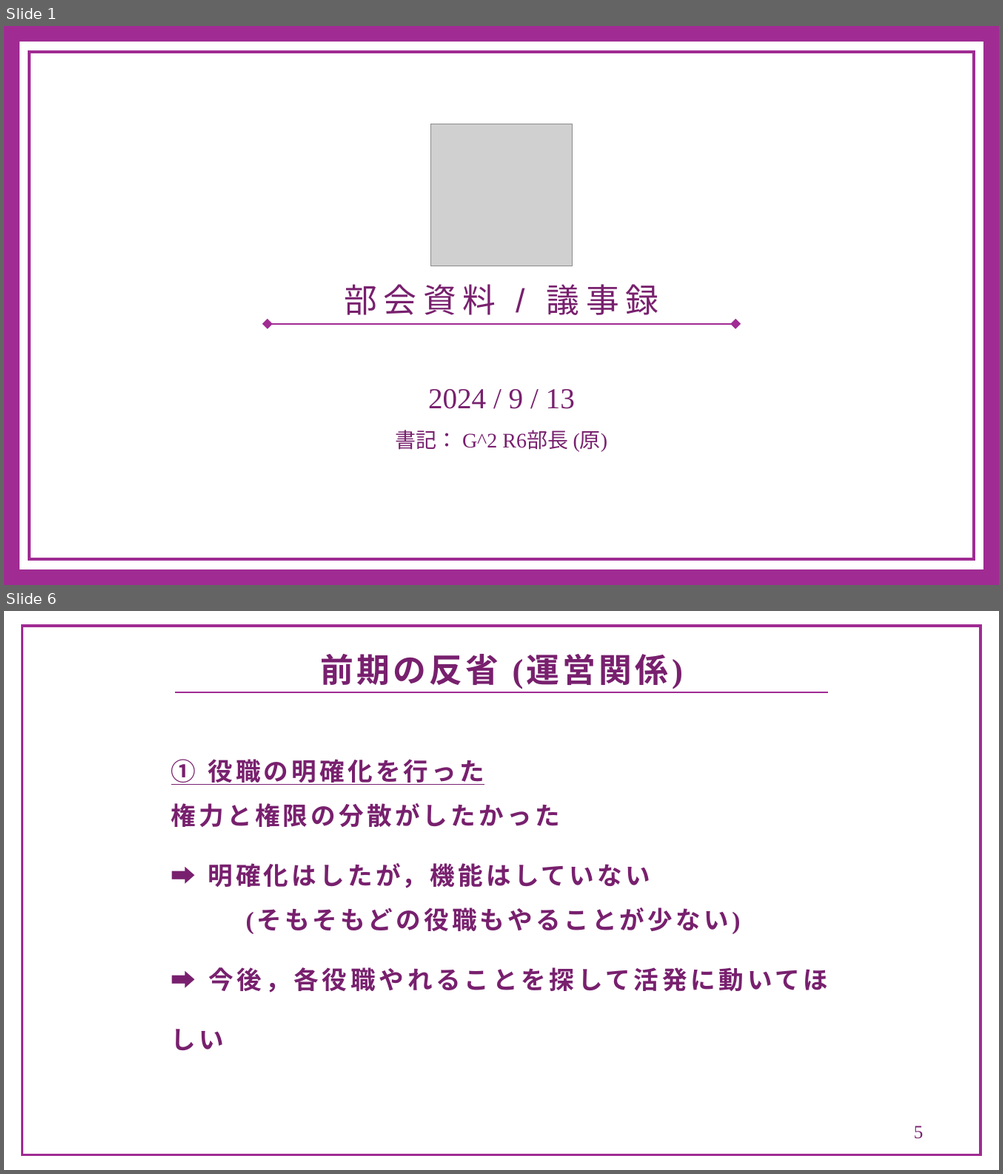
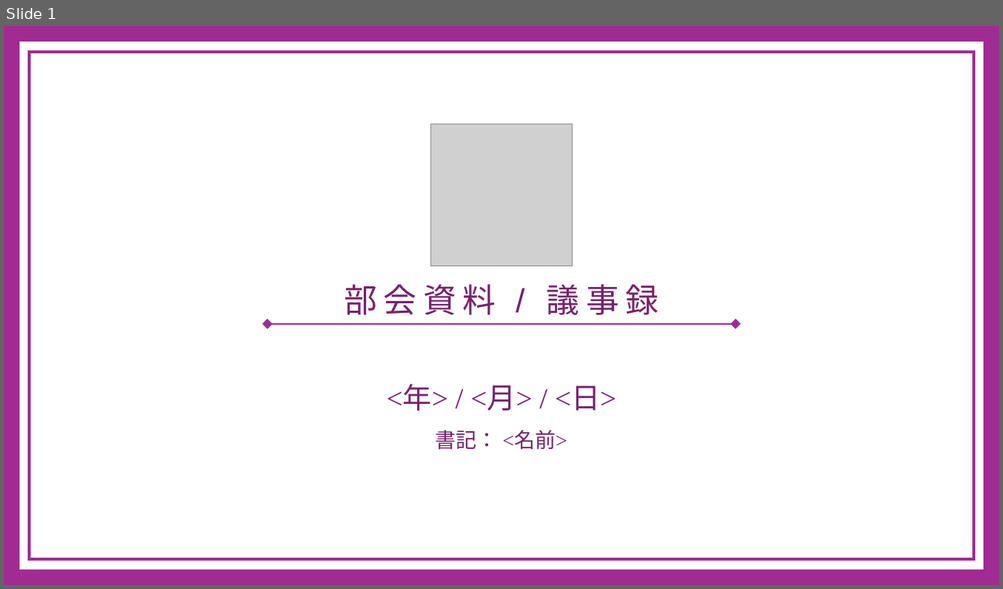
Before and after one commit to G-2-yama/archives, a slide deck: minutes/slide_template.pptx. Shown one above the other, each under a label of ours: slides 1 and 6 before the commit, slide 1 after it; the slides between them are not shown. The pictures are 1003x1174 and 1003x589 pixels, drawn with LibreOffice and Linux fonts; fonts in the diff are those of the drawing; grey boxes stand for pictures; background and template pictures are left out. Boxes give left, top, right and bottom in pixels: in the first picture for what was removed or moved away, otherwise in the second. Text is boxed around its words. In the diff, an @@ line names an element or a change of style, - is before the commit and + after.

```diff
--- a/minutes/slide_template.pptx
+++ b/minutes/slide_template.pptx
@@ slide 6 removed at box(4, 611, 999, 1170), background #FFFFFF @@
@@ rectangle removed at box(22, 626, 981, 1156) @@
@@ text removed at box(320, 654, 683, 689) @@
-前期の反省 (運営関係)
@@ line removed from (175, 692) to (828, 692) @@
@@ text removed at box(171, 759, 828, 993) @@
-① 役職の明確化を行った
-権力と権限の分散がしたかった
-➡ 明確化はしたが，機能はしていない
-(そもそもどの役職もやることが少ない)
-➡ 今後，各役職やれることを探して活発に動いてほしい
@@ page number removed at box(913, 1126, 923, 1139) @@
-5
@@ slide 1 changed as well @@
@@ text at box(387, 386, 616, 450): text changed; size 20 to 28 pt @@
-2024 / 9 / 13
-書記： G^2 R6部長 (原)
+<年> / <月> / <日>
+書記： <名前>
```
Also in this commit, not shown: 3 other slides changed, 4 slides added, 16 other slides removed.
